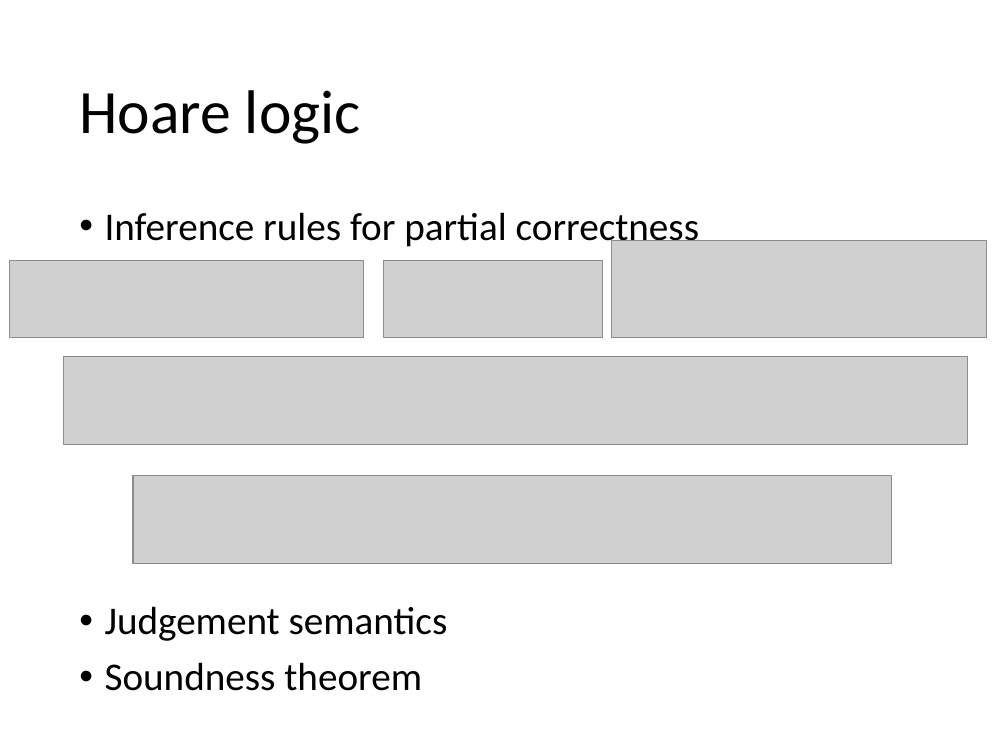
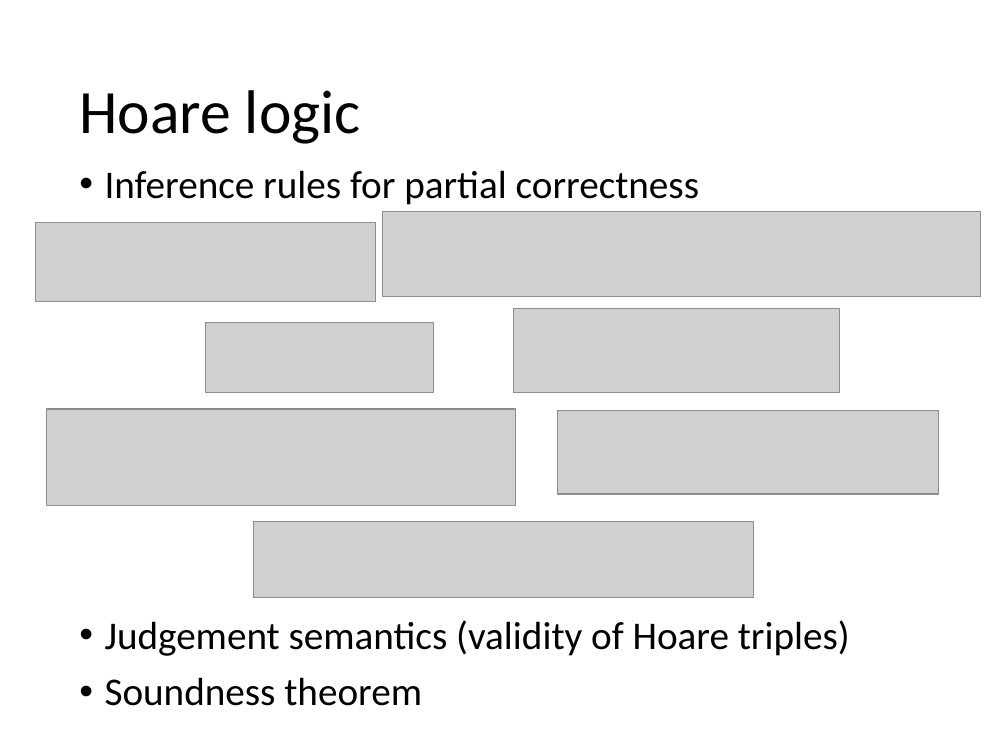
Before and after one commit to hongjin-liang/hongjin-liang.github.io, a slide deck: slide 12 of teaching/semantics/09_review.pptx (slide 11 before the commit). Drawn at 1008x756 pixels with LibreOffice and Linux fonts; fonts in the diff are those of the drawing; grey boxes stand for pictures. Boxes give left, top, right and bottom in pixels: in the first picture for what was removed or moved away, otherwise in the second. Text is boxed around its words. In the diff, an @@ line names an element or a change of style, - is before the commit and + after.

```diff
--- a/teaching/semantics/09_review.pptx
+++ b/teaching/semantics/09_review.pptx
@@ text "Inference rules for partial correctness": place and size @@
-text "Inference rules for partial correctness" at (105, 212, 699, 691)
+text "Inference rules for partial correctness" at (105, 170, 850, 706)
@@ picture added at (36, 223, 376, 302) @@
@@ picture added at (382, 212, 980, 296) @@
@@ picture removed at (9, 261, 364, 338) @@
@@ picture removed at (384, 261, 603, 338) @@
@@ picture removed at (612, 241, 986, 338) @@
@@ picture added at (206, 323, 433, 392) @@
@@ picture added at (513, 308, 840, 392) @@
@@ picture removed at (64, 356, 968, 445) @@
@@ picture added at (46, 409, 515, 506) @@
@@ picture added at (558, 410, 939, 494) @@
@@ picture removed at (133, 476, 891, 564) @@
@@ picture added at (254, 522, 754, 598) @@
@@ text at (105, 620, 850, 656): text changed @@
-• Judgement semantics
+• Judgement semantics (validity of Hoare triples)
```
Also in this commit, not shown: 3 other slides changed, 1 slide added, 1 other file.
